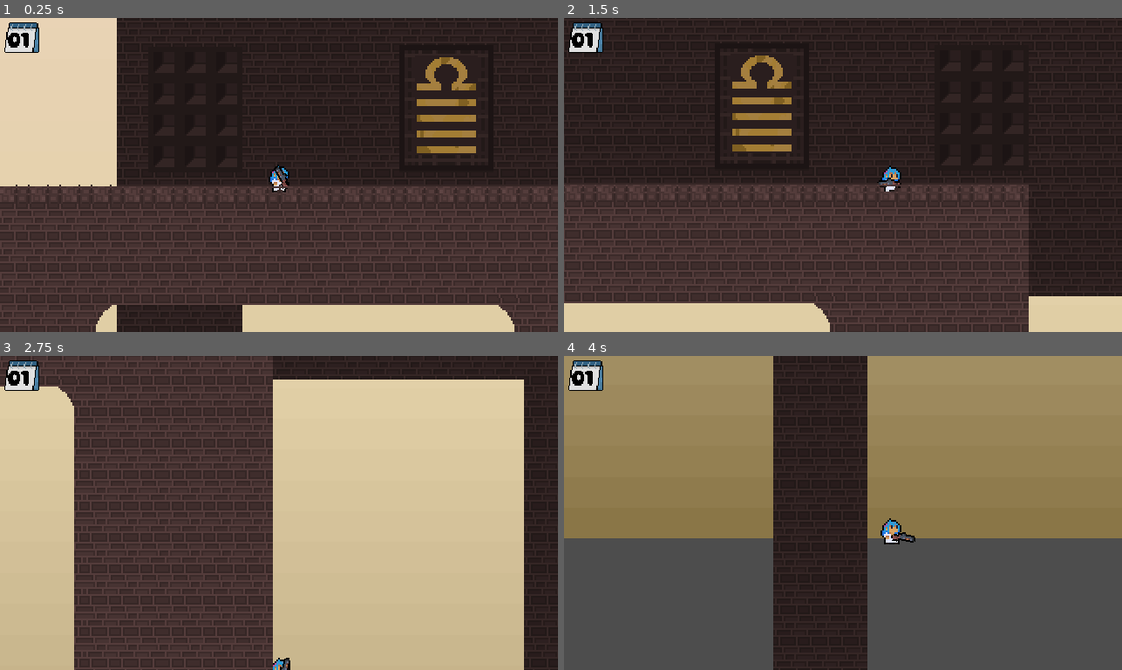
Above: before the commit, frames 1-4 (two rows, left to right).
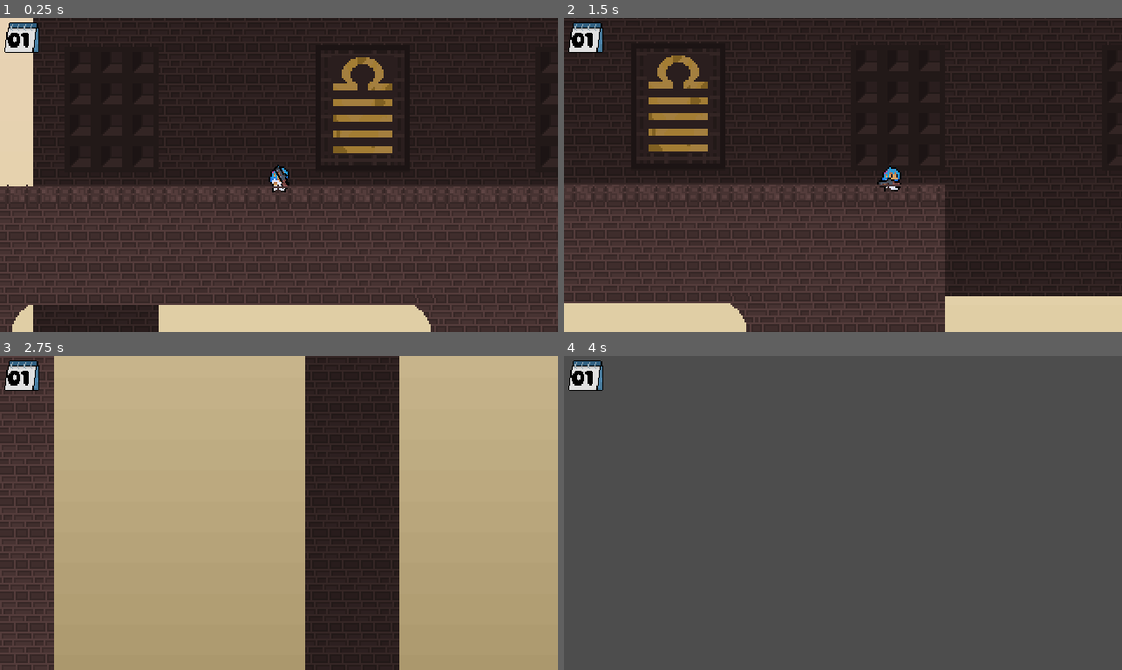
Above: after the commit, the same moments.

Repository: psychologicaljourney/jamsepticeye
Game: Godot game, scene res://scene/main.tscn
The game is run twice, just before and just after one commit, with the same random seed, the same clock (stepped at 60 frames per second) and the same inputs.
Inputs (mouse positions are in pixels of both pictures, inside the frame that each line leads up to):
- Up to frame 1 (0.25 s): no input
- Up to frame 2 (1.5 s): move the mouse to (965, 159) at 0.52 s; hold D (right) from 0.53 s (still down); tap Shift (dash) at 0.6 s; tap Space (jump) at 0.77 s; move the mouse to (731, 190) at 1.27 s; tap W (interact) at 1.35 s
- Up to frame 3 (2.75 s): tap Space (jump) at 1.52 s; move the mouse to (334, 443) at 2.02 s; release D (right) at 2.03 s; hold A (left) from 2.03 s (still down); click (334, 443) at 2.1 s
- Up to frame 4 (4 s): move the mouse to (815, 575) at 2.77 s; release A (left) at 2.78 s; hold D (right) from 2.78 s (still down); tap Shift (dash) at 2.85 s; tap Space (jump) at 3.02, 3.77 s; move the mouse to (1010, 560) at 3.52 s; tap W (interact) at 3.6 s

The runs differ from the first frame. In frame 1, 17% of the frame differs, in the area x 0-99%, y 0-100%; in frame 2, 11%; in frame 3, 98%, in the area x 0-100%, y 0-100%; in frame 4, 65%.

Commit message:
Egyptian runes show real important text

Diff:
--- /dev/null
+++ b/scene/enemy.gd
@@ -0,0 +1,15 @@
+extends CharacterBody2D
+
+var detected = false
+var player: Player
+func _physics_process(delta: float) -> void:
+	if detected:
+		var direction = (player.global_position - global_position).normalized()
+		velocity = direction * 100
+	move_and_slide()
+
+
+func _on_detection_area_body_entered(body: Node2D) -> void:
+	if body is Player:
+		detected = true
+		player = body
--- a/scene/enemy_placeholder.tscn
+++ b/scene/enemy_placeholder.tscn
@@ -1,7 +1,8 @@
-[gd_scene load_steps=7 format=3 uid="uid://c8x8j730fr54f"]
+[gd_scene load_steps=9 format=3 uid="uid://c8x8j730fr54f"]
 
 [ext_resource type="Script" uid="uid://y3nowlbyj2mo" path="res://script/enemy_placeholder.gd" id="1_jlsh7"]
 [ext_resource type="Texture2D" uid="uid://3h8abfxnklgv" path="res://sprite/prof1.png" id="2_avg8t"]
+[ext_resource type="Script" uid="uid://drbwsgc5b6e0n" path="res://scene/enemy.gd" id="2_rre6k"]
 
 [sub_resource type="AtlasTexture" id="AtlasTexture_rre6k"]
 atlas = ExtResource("2_avg8t")
@@ -24,10 +25,15 @@
 [sub_resource type="RectangleShape2D" id="RectangleShape2D_jlsh7"]
 size = Vector2(16, 16)
 
+[sub_resource type="RectangleShape2D" id="RectangleShape2D_avg8t"]
+size = Vector2(530.125, 379.875)
+
 [node name="EnemyPlaceholder" type="Node2D"]
 script = ExtResource("1_jlsh7")
+detected = null
 
 [node name="CharacterBody2D" type="CharacterBody2D" parent="."]
+script = ExtResource("2_rre6k")
 
 [node name="AnimatedSprite2D" type="AnimatedSprite2D" parent="CharacterBody2D"]
 sprite_frames = SubResource("SpriteFrames_1u3vq")
@@ -42,4 +48,11 @@
 [node name="Hitbox" type="CollisionShape2D" parent="CharacterBody2D/Hitbox"]
 shape = SubResource("RectangleShape2D_jlsh7")
 
+[node name="detection area" type="Area2D" parent="CharacterBody2D"]
+
+[node name="CollisionShape2D" type="CollisionShape2D" parent="CharacterBody2D/detection area"]
+shape = SubResource("RectangleShape2D_avg8t")
+
 [connection signal="area_entered" from="CharacterBody2D/Hitbox" to="." method="on_hit"]
+[connection signal="body_entered" from="CharacterBody2D/detection area" to="." method="_on_detection_area_body_entered"]
+[connection signal="body_entered" from="CharacterBody2D/detection area" to="CharacterBody2D" method="_on_detection_area_body_entered"]
--- a/scene/main.tscn
+++ b/scene/main.tscn
@@ -101,7 +101,7 @@
 tile_set = SubResource("TileSet_wp4xf")
 
 [node name="Player" parent="." instance=ExtResource("2_v0l8b")]
-position = Vector2(453, 666)
+position = Vector2(501.1, 666)
 
 [node name="Label" type="Label" parent="."]
 offset_left = 66.0
--- a/script/enemy_placeholder.gd
+++ b/script/enemy_placeholder.gd
@@ -2,8 +2,13 @@
 
 var health = 100
 
+
 func _ready():
 	add_to_group("Enemy")
+
+
+
+
 
 func on_hit(_area) -> void:
 	health = health - $"/root/Global".BulletDamage
Not shown, added: scene/enemy.gd.uid
